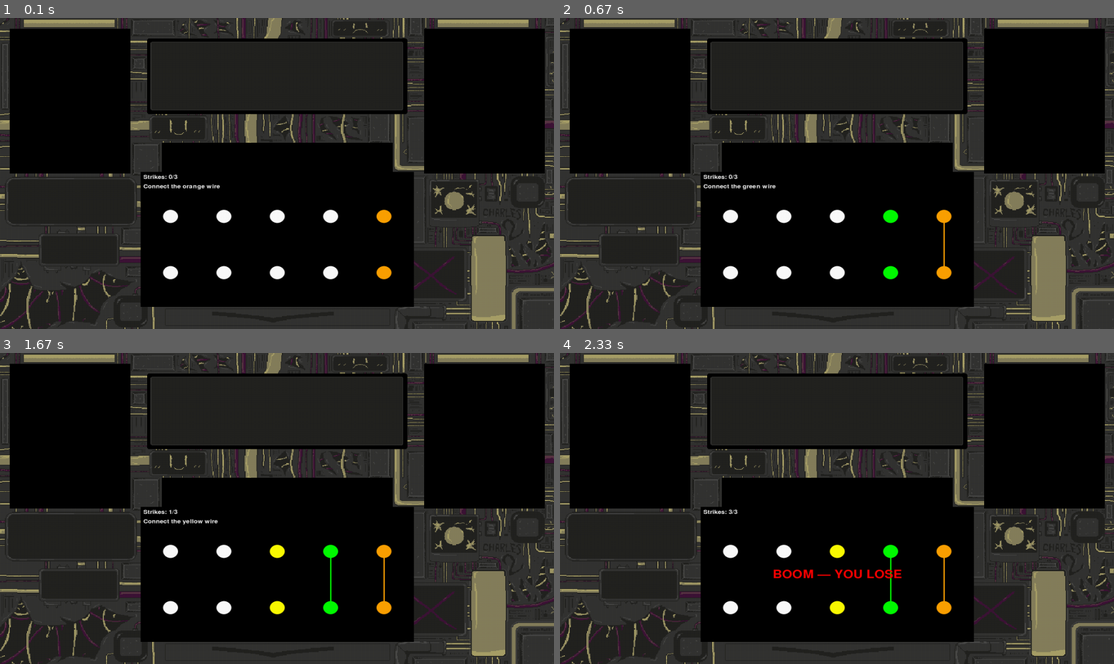
Above: before the commit, frames 1-4 (two rows, left to right).
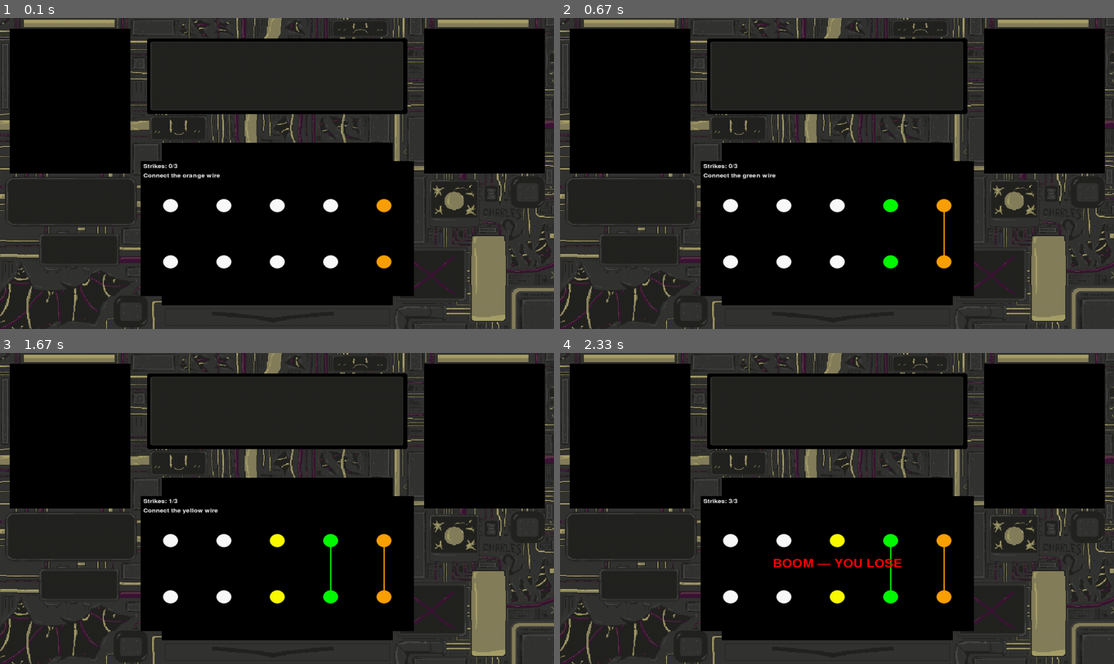
Above: after the commit, the same moments.

Repository: charles-kahlenberg/Bomb-defusal
Game: pygame game, started from Wires GUI.py
Two runs of this game, one before a commit and one after it. Both use one fixed random seed, a clock stepped at 60 frames per second and the inputs below.
Inputs:
- Up to frame 1 (0.1 s): no input
- Up to frame 2 (0.67 s): tap 5 at 0.33 s
- Up to frame 3 (1.67 s): tap 1 at 0.67 s; tap 4 at 1.5 s
- Up to frame 4 (2.33 s): tap 1 at 1.83 s; tap 5 at 2.17 s

The runs differ from the first frame. In frame 1, 2.9% of the frame differs, in the area x 25-75%, y 45-93%; in frame 2, 2.9%; in frame 3, 2.9%; in frame 4, 3.4%.

Commit message:
moved window

Diff:
--- a/Melody Game.py
+++ b/Melody Game.py
@@ -209,7 +209,7 @@
 
     intro_bg = pygame.image.load("base.png").convert()
     intro_bg = pygame.transform.scale(intro_bg, main_screen.get_size())
-    minigame_rect = pygame.Rect(260, 285, 505, 250)
+    minigame_rect = pygame.Rect(260, 265, 505, 250)
 
     def show_frame():
         main_screen.blit(intro_bg, (0, 0))
--- a/Safe Game.py
+++ b/Safe Game.py
@@ -217,7 +217,7 @@
 
     intro_bg = pygame.image.load("base.png").convert()
     intro_bg = pygame.transform.scale(intro_bg, main_screen.get_size())
-    minigame_rect = pygame.Rect(260, 285, 505, 250)
+    minigame_rect = pygame.Rect(260, 265, 505, 250)
 
     def show_frame():
         main_screen.blit(intro_bg, (0, 0))
--- a/Switches GUI.py
+++ b/Switches GUI.py
@@ -68,7 +68,7 @@
 
     intro_bg = pygame.image.load("base.png").convert()
     intro_bg = pygame.transform.scale(intro_bg, main_screen.get_size())
-    minigame_rect = pygame.Rect(260, 285, 505, 250)
+    minigame_rect = pygame.Rect(260, 265, 505, 250)
 
     def show_frame():
         main_screen.blit(intro_bg, (0, 0))
--- a/Wires GUI.py
+++ b/Wires GUI.py
@@ -370,7 +370,7 @@
 
     intro_bg = pygame.image.load("base.png").convert()
     intro_bg = pygame.transform.scale(intro_bg, main_screen.get_size())
-    minigame_rect = pygame.Rect(260, 285, 505, 250)
+    minigame_rect = pygame.Rect(260, 265, 505, 250)
 
     def show_frame():
         main_screen.blit(intro_bg, (0, 0))
